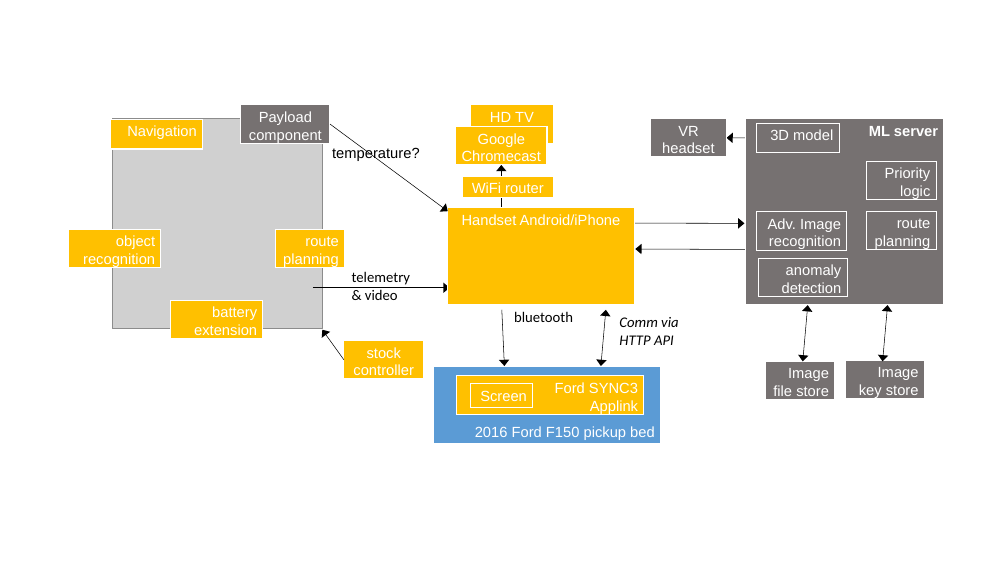
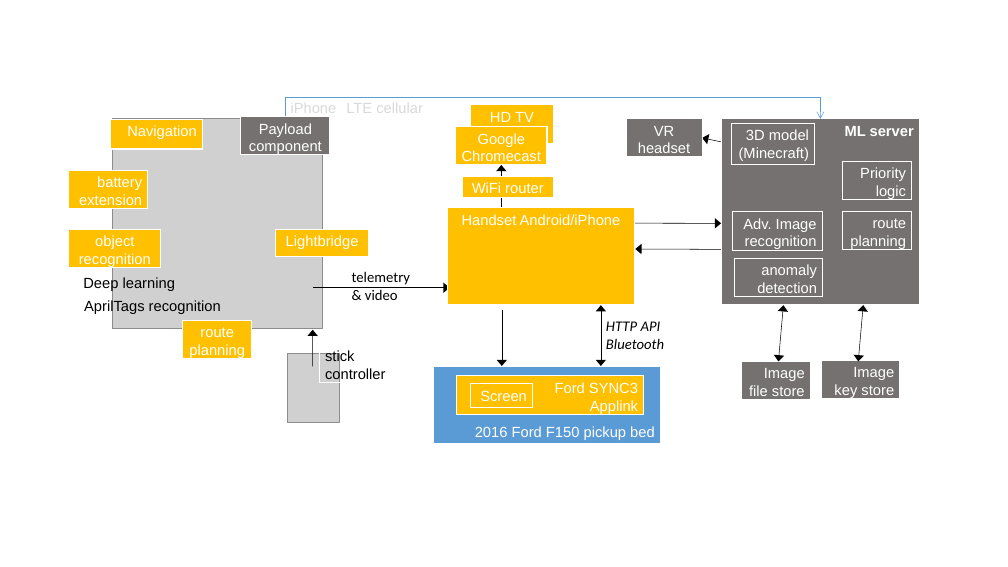
Before and after one commit to wilsonmar/drones, a slide deck: slide 1 of images/drone-diagram-v02.pptx. Drawn at 1008x567 pixels with LibreOffice and Linux fonts; fonts in the diff are those of the drawing; grey boxes stand for pictures. Boxes give left, top, right and bottom in pixels: in the first picture for what was removed or moved away, otherwise in the second. Text is boxed around its words. In the diff, an @@ line names an element or a change of style, - is before the commit and + after.

```diff
--- a/images/drone-diagram-v02.pptx
+++ b/images/drone-diagram-v02.pptx
@@ rectangle "Payload": place and size @@
-rectangle "Payload" at (240,105,330,144)
+rectangle "Payload" at (240,116,330,155)
@@ elbow arrow added from (286, 116) to (820, 119), #5B9BD5 0.5 pt @@
@@ text at (291,100,337,116): text changed; text colour #000000 to #D9D9D9 @@
-temperature?
+iPhone
@@ text added at (346,100,423,116), 14 pt, text #D9D9D9 @@
+LTE cellular
@@ arrow removed from (330, 124) to (448, 211) @@
@@ arrow moved from (756, 138) - (727, 138) to (732, 144) - (702, 138) @@
@@ rectangle "3D model": place and size @@
-rectangle "3D model" at (756,123,839,153)
+rectangle "3D model" at (732,123,815,165)
@@ text in rectangle at (739,147,809,161): paragraph added @@
+(Minecraft)
@@ rectangle "battery extension": place and size @@
-rectangle "battery extension" at (171,300,263,339)
+rectangle "battery extension" at (69,170,148,209)
@@ rectangle "object recognition" at (69,229,161,268): alignment right to centre @@
@@ rectangle added at (275,229,369,256), fill #FFC000, outline #FFFFFF 1 pt, 14 pt, text #FFFFFF @@
+Lightbridge
@@ text added at (83,276,175,291), 14 pt, text #000000 @@
+Deep learning
@@ text added at (84,300,221,315), 14 pt, text #000000 @@
+AprilTags recognition
@@ rectangle "route planning" at (183,321,253,359): alignment right to centre @@
@@ rectangle "route planning": place and size @@
-rectangle "route planning" at (275,229,345,268)
+rectangle "route planning" at (183,321,253,359)
@@ text removed at (514,311,573,322) @@
-bluetooth
@@ double arrow moved from (601, 366) - (606, 310) to (601, 366) - (601, 306) @@
@@ text at (606,321,664,349): text changed @@
-Comm via
-HTTP API
+HTTP API
+Bluetooth
@@ 8 rectangles, 2 double arrows, 1 arrow: place and size @@
-8 rectangles, 2 double arrows, 1 arrow at (628,119,944,400)
+8 rectangles, 2 double arrows, 1 arrow at (605,119,920,400)
@@ picture added at (287,353,340,423) @@
@@ arrow moved from (344, 360) - (322, 330) to (312, 367) - (313, 330) @@
@@ rectangle "stick controller": place and size @@
-rectangle "stick controller" at (344,341,424,380)
+rectangle "stick controller" at (319,345,399,383)
@@ rectangle "stick controller" at (319,345,399,383): fill #FFC000 to none @@
@@ text in rectangle at (325,350,386,382): text changed; text colour #FFFFFF to #000000 @@
-stock controller
+stick controller
```
Also in this commit, not shown: 2 other files.
